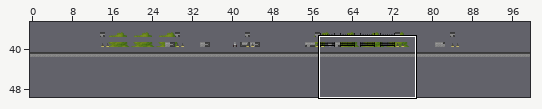
A Tiled map gets an edit: Game/core/assets/level1.tmx. The first picture is a wide view before the edit; the outline marks the close-up.
Close-up. Before the commit:
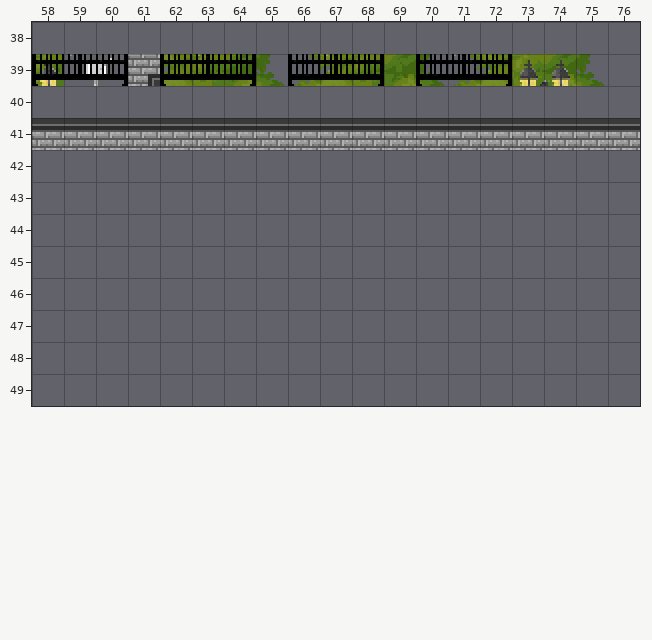
Cells are 16x16 px. Shown: x 58..76, y 38..49. The commit also changed other parts of the map, which this record leaves out.
And afterwards:
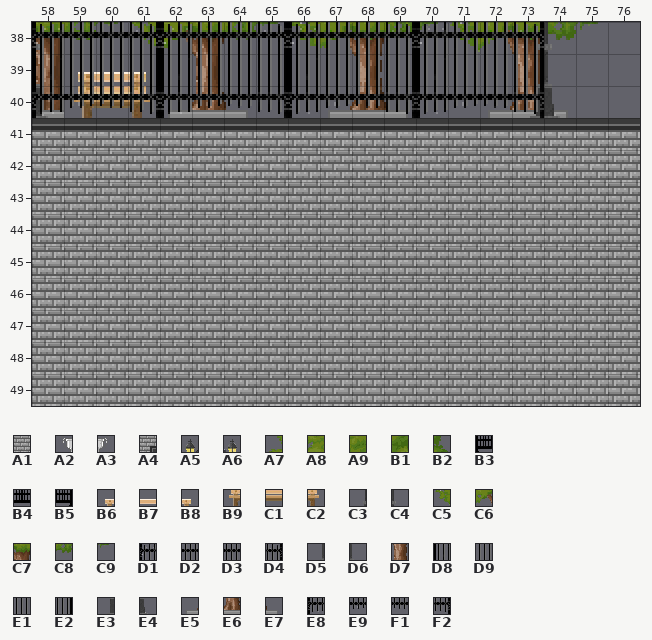
Key: from "Style": A1 64, A2 128, A3 129, A4 130, A5 198, A6 199, A7 208, A8 209, A9 210, B1 211, B2 212, B3 213, B4 214, B5 215, B6 256, B7 257, B8 258, B9 320, C1 321, C2 322, C3 326, C4 327, C5 336, C6 337, C7 338, C8 339, C9 340, D1 341, D2 342, D3 343, D4 344, D5 390, D6 391, D7 402, D8 405, D9 406, E1 407, E2 408, E3 454, E4 455, E5 465, E6 466, E7 467, E8 469, E9 470, F1 471, F2 472.
__ is an empty cell.
What changed:
Layer "bg":
The author changed tile A2 to tile B6 in row 39 at x 59.
The author changed tile A3 to tile B7 in row 39 at x 60.
The author changed tile A4 to tile B8 in row 39 at x 61.
Tile B9 now appears in row 40 at x 59.
Tile C1 now appears in row 40 at x 60.
Tile C2 now appears in row 40 at x 61.
Tile C5 now appears in row 38 at x 61, 66 and 71.
Tile C6 now appears in row 38 at x 62, 67 and 72.
Tile C7 now appears in row 38 at x 58, 63, 68 and 73.
Tile C8 now appears in row 38 at x 59, 64, 69 and 74.
Tile C9 now appears in row 38 at x 60, 65, 70 and 75.
The author changed tile A9 to tile D7 in row 39 at x 58, 63, 68 and 73.
Tile E5 now appears in row 40 at x 62, 67 and 72.
Tile E6 now appears in row 40 at x 58, 63, 68 and 73.
Tile E7 now appears in row 40 at x 64, 69 and 74.
The author cleared tile A7 in row 39 at x 66 and 71.
The author cleared tile A8 in row 39 at x 62, 67 and 72.
The author cleared tile B1 in row 39 at x 64, 69 and 74.
The author cleared tile B2 in row 39 at x 65, 70 and 75.
Layer "m2":
Tile C3 now appears in row 38 at x 73.
Tile C4 now appears in row 38 at x 58 and 74.
The author changed tile A5 to tile D5 in row 39 at x 73.
The author changed tile A6 to tile D6 in row 39 at x 58 and 74.
Tile E3 now appears in row 40 at x 73.
Tile E4 now appears in row 40 at x 58 and 74.
Layer "m3":
Tile A1 now appears in rows 42 to 49 at x 58 to 76.
Layer "fg":
Tile D1 now appears in row 38 at x 58, 62, 66 and 70.
Tile D2 now appears in row 38 at x 59, 63, 67 and 71.
Tile D3 now appears in row 38 at x 60, 64, 68 and 72.
Tile D4 now appears in row 38 at x 61, 65, 69 and 73.
The author changed tile B3 to tile D8 in row 39 at x 58, 62, 66 and 70.
The author changed tile B4 to tile D9 in row 39 at x 59, 63, 67 and 71.
The author changed tile B5 to tile E1 in row 39 at x 60, 64, 68 and 72.
Tile E2 now appears in row 39 at x 61, 65, 69 and 73.
Tile E8 now appears in row 40 at x 58, 62, 66 and 70.
Tile E9 now appears in row 40 at x 59, 63, 67 and 71.
Tile F1 now appears in row 40 at x 60, 64, 68 and 72.
Tile F2 now appears in row 40 at x 61, 65, 69 and 73.
